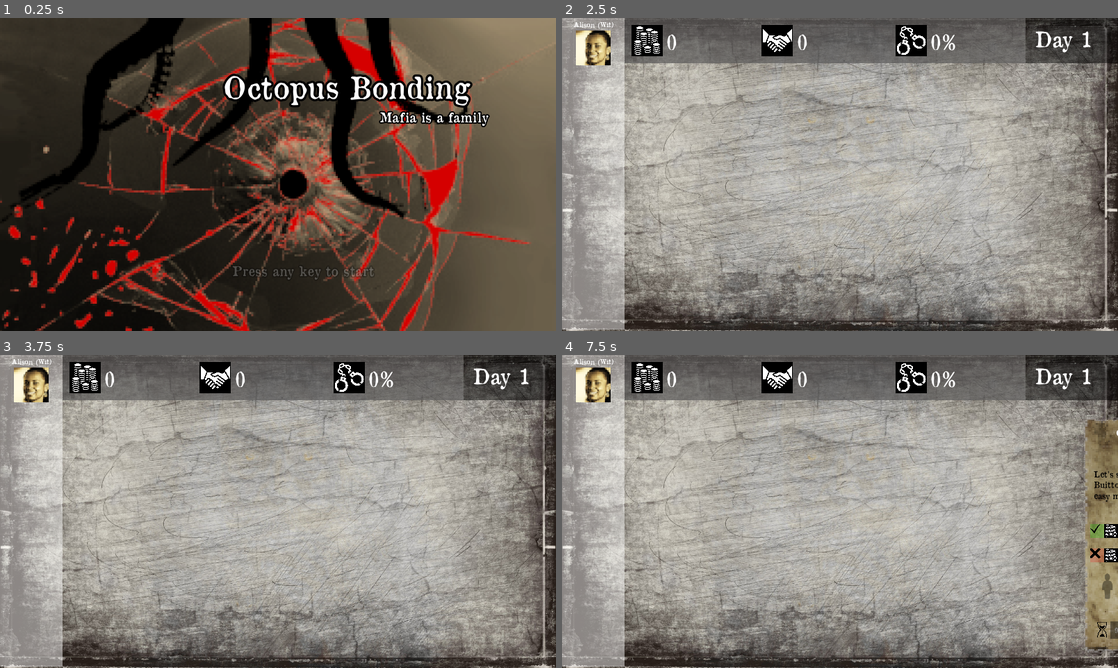
Above: before the commit, frames 1-4 (two rows, left to right).
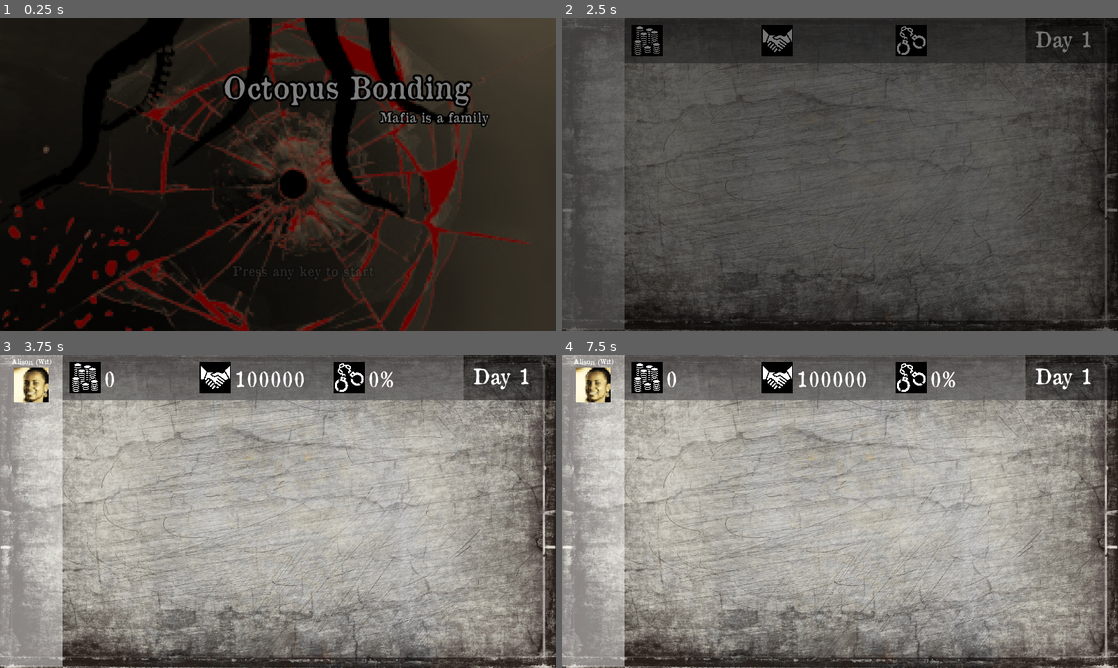
Above: after the commit, the same moments.

Repository: angeldustjdr/octopus_bounding
Game: Godot game, scene res://Titre.tscn
The game is run twice, just before and just after one commit, with the same random seed, the same clock (stepped at 60 frames per second) and the same inputs.
Inputs (mouse positions are in pixels of both pictures, inside the frame that each line leads up to):
- Up to frame 1 (0.25 s): no input
- Up to frame 2 (2.5 s): tap Enter at 0.5, 1.25, 2 s; move the mouse to (962, 158) at 0.52 s; click (962, 158) at 0.67 s; drag from (728, 190) to (812, 237) at 1.27 s; move the mouse to (895, 105) at 2.02 s; click (895, 105) at 2.17 s
- Up to frame 3 (3.75 s): drag from (33, 383) to (111, 464) at 2.77 s; move the mouse to (444, 558) at 3.52 s; click (444, 558) at 3.67 s
- Up to frame 4 (7.5 s): tap Space at 4.25, 5.75 s; drag from (673, 464) to (595, 383) at 4.27 s; tap Enter at 5 s; move the mouse to (867, 511) at 5.02 s; click (867, 511) at 5.17 s; drag from (756, 433) to (728, 527) at 5.77 s; move the mouse to (962, 495) at 6.52 s; click (962, 495) at 6.67 s; drag from (728, 527) to (595, 383) at 7.27 s

The runs differ from the first frame. In frame 1, 58% of the frame differs, in the area x 0-100%, y 0-100%; in frame 2, 96%; in frame 3, 0.3%; in frame 4, 4.2%.

Commit message:
Titlescreen + Gameover

Diff:
--- a/GameOver.gd
+++ b/GameOver.gd
@@ -1,6 +1,11 @@
 extends Node2D
 
 onready var time = 0
+
+func _ready():
+	var _anim_player = $SceneTranstion/AnimationPlayer
+	_anim_player.play_backwards("fade")
+	yield(_anim_player, "animation_finished")
 
 func _process(delta):
 	time += delta
--- a/Main.gd
+++ b/Main.gd
@@ -4,7 +4,7 @@
 
 #SCORE
 var money = 0
-var reputation = 0
+var reputation = 100000
 var compromised = 0
 
 #MISSION
@@ -26,6 +26,9 @@
 
 # Called when the node enters the scene tree for the first time.
 func _ready():
+	var _anim_player = $SceneTranstion/AnimationPlayer
+	_anim_player.play_backwards("fade")
+	yield(_anim_player, "animation_finished")
 	update_GUI()
 	load_NPC("alison")
 	$MissionTimer.start()
@@ -64,6 +67,7 @@
 	var index = missions.find(mission)
 	reputation -= (levels[index]+1)*ignore_reputation_decrease_factor
 	update_GUI()
+	check_gameover()
 	missions.remove(index)
 	levels.remove(index)
 	mission.delete_on_ignoreTimeOut()
@@ -133,5 +137,18 @@
 	check_gameover()
 
 func check_gameover():
-	if (money < 0 or reputation < 0 or compromised > 100):
-		print("GAME_OVER") #A FAIRE...
+	if (money < -100):
+		print("GAME_OVER_MONEY")
+		game_over()
+	elif (reputation < 0):
+		print("GAME_OVER_REPUTATION")
+		game_over()
+	elif (compromised > 100):
+		print("GAME_OVER_COMPROMISED")
+		game_over()
+
+func game_over():
+	var _anim_player = $SceneTranstion/AnimationPlayer
+	_anim_player.play("fade")
+	yield(_anim_player, "animation_finished")
+	get_tree().change_scene("res://Gameover.tscn")
--- a/Main.tscn
+++ b/Main.tscn
@@ -1,8 +1,9 @@
-[gd_scene load_steps=11 format=2]
+[gd_scene load_steps=12 format=2]
 
 [ext_resource path="res://Assets/icons/handcuffs.png" type="Texture" id=1]
 [ext_resource path="res://Assets/background_fullres.png" type="Texture" id=2]
 [ext_resource path="res://Assets/icons/coins.png" type="Texture" id=3]
+[ext_resource path="res://SceneTranstion.tscn" type="PackedScene" id=4]
 [ext_resource path="res://Assets/icons/shaking-hands.png" type="Texture" id=5]
 [ext_resource path="res://Main.gd" type="Script" id=6]
 [ext_resource path="res://Assets/font/OldNewspaperTypes.ttf" type="DynamicFontData" id=7]
@@ -246,5 +247,7 @@
 [node name="CollisionShape2D3" type="CollisionShape2D" parent="StaticBody2D"]
 position = Vector2( 712, 696 )
 shape = SubResource( 4 )
+
+[node name="SceneTranstion" parent="." instance=ExtResource( 4 )]
 [connection signal="mouse_button_released" from="." to="." method="affect_current_npc"]
 [connection signal="timeout" from="MissionTimer" to="." method="_on_MissionTimer_timeout"]
--- a/Mission.gd
+++ b/Mission.gd
@@ -95,3 +95,16 @@
 func makeNPC_pickable():
 	for npc in npcList:
 		npc.pickable = true
+
+func _on_collision_NPC1_input_event(_viewport, event, _shape_idx):
+	if event is InputEventMouseButton:
+			if event.button_index == BUTTON_LEFT and event.pressed:
+				match len(npcList):
+					1:
+						unaffect_npc(0)
+
+func unaffect_npc(num):
+	var npc = npcList[num]
+	npc.pickable = true
+	get_node("NPCRect/NPC"+str(num+1)).texture = load("res://Assets/icons/person.png")
+	npcList.remove(num)
--- a/Mission.tscn
+++ b/Mission.tscn
@@ -42,8 +42,11 @@
 [sub_resource type="DynamicFont" id=9]
 font_data = ExtResource( 6 )
 
+[sub_resource type="RectangleShape2D" id=10]
+extents = Vector2( 32, 32 )
+
 [node name="Mission" type="RigidBody2D"]
-position = Vector2( 72, -48 )
+position = Vector2( 82, -78.0339 )
 mass = 0.00102041
 physics_material_override = SubResource( 1 )
 gravity_scale = 0.0
@@ -263,51 +266,6 @@
 margin_bottom = 24.0
 texture = ExtResource( 9 )
 expand = true
-
-[node name="NPCRect" type="ColorRect" parent="."]
-margin_left = 40.0
-margin_top = 448.0
-margin_right = 248.0
-margin_bottom = 512.0
-color = Color( 1, 1, 1, 0 )
-__meta__ = {
-"_edit_use_anchors_": false
-}
-
-[node name="NPC1" type="TextureRect" parent="NPCRect"]
-visible = false
-margin_right = 64.0
-margin_bottom = 64.0
-rect_pivot_offset = Vector2( 128, 64 )
-texture = ExtResource( 7 )
-expand = true
-__meta__ = {
-"_edit_use_anchors_": false
-}
-
-[node name="NPC2" type="TextureRect" parent="NPCRect"]
-visible = false
-margin_left = 72.0
-margin_right = 136.0
-margin_bottom = 64.0
-rect_pivot_offset = Vector2( 128, 64 )
-texture = ExtResource( 7 )
-expand = true
-__meta__ = {
-"_edit_use_anchors_": false
-}
-
-[node name="NPC3" type="TextureRect" parent="NPCRect"]
-visible = false
-margin_left = 144.0
-margin_right = 208.0
-margin_bottom = 64.0
-rect_pivot_offset = Vector2( 128, 64 )
-texture = ExtResource( 7 )
-expand = true
-__meta__ = {
-"_edit_use_anchors_": false
-}
 
 [node name="TimerIgnore" type="Timer" parent="."]
 wait_time = 10.0
@@ -354,7 +312,93 @@
 [node name="CollisionShape2D2" type="CollisionShape2D" parent="detection_npc"]
 position = Vector2( 144, 360 )
 shape = SubResource( 2 )
+
+[node name="NPCRect" type="ColorRect" parent="."]
+margin_left = 40.0
+margin_top = 448.0
+margin_right = 248.0
+margin_bottom = 512.0
+mouse_filter = 2
+color = Color( 1, 1, 1, 0 )
+__meta__ = {
+"_edit_use_anchors_": false
+}
+
+[node name="NPC1" type="TextureRect" parent="NPCRect"]
+visible = false
+anchor_left = -0.01
+anchor_top = -0.031
+anchor_right = -0.01
+anchor_bottom = -0.031
+margin_left = 8.08
+margin_top = -0.0159999
+margin_right = 72.08
+margin_bottom = 63.984
+rect_pivot_offset = Vector2( 128, 64 )
+mouse_filter = 2
+texture = ExtResource( 7 )
+expand = true
+__meta__ = {
+"_edit_use_anchors_": false
+}
+
+[node name="collision_NPC1" type="Area2D" parent="NPCRect/NPC1"]
+
+[node name="CollisionShape2D" type="CollisionShape2D" parent="NPCRect/NPC1/collision_NPC1"]
+position = Vector2( 32, 32.0339 )
+shape = SubResource( 10 )
+
+[node name="NPC2" type="TextureRect" parent="NPCRect"]
+visible = false
+anchor_left = -0.01
+anchor_top = -0.031
+anchor_right = -0.01
+anchor_bottom = -0.031
+margin_left = 80.08
+margin_top = -0.0159999
+margin_right = 144.08
+margin_bottom = 63.984
+rect_pivot_offset = Vector2( 128, 64 )
+mouse_filter = 2
+texture = ExtResource( 7 )
+expand = true
+__meta__ = {
+"_edit_use_anchors_": false
+}
+
+[node name="collision_NPC2" type="Area2D" parent="NPCRect/NPC2"]
+position = Vector2( -72, 0 )
+
+[node name="CollisionShape2D" type="CollisionShape2D" parent="NPCRect/NPC2/collision_NPC2"]
+position = Vector2( 104, 32.0339 )
+shape = SubResource( 10 )
+
+[node name="NPC3" type="TextureRect" parent="NPCRect"]
+visible = false
+anchor_left = -0.01
+anchor_top = -0.031
+anchor_right = -0.01
+anchor_bottom = -0.031
+margin_left = 152.08
+margin_top = -0.0159999
+margin_right = 216.08
+margin_bottom = 63.984
+rect_pivot_offset = Vector2( 128, 64 )
+mouse_filter = 2
+texture = ExtResource( 7 )
+expand = true
+__meta__ = {
+"_edit_use_anchors_": false
+}
+
+[node name="collision_NPC3" type="Area2D" parent="NPCRect/NPC3"]
+position = Vector2( -144, 0 )
+
+[node name="CollisionShape2D" type="CollisionShape2D" parent="NPCRect/NPC3/collision_NPC3"]
+position = Vector2( 176, 32.0339 )
+shape = SubResource( 10 )
 [connection signal="timeout" from="TimerIgnore" to="." method="_on_TimerIgnore_timeout"]
 [connection signal="timeout" from="TimerMission" to="." method="_on_TimerMission_timeout"]
 [connection signal="area_entered" from="detection_npc" to="." method="_on_detection_npc_area_entered"]
 [connection signal="area_exited" from="detection_npc" to="." method="_on_detection_npc_area_exited"]
+[connection signal="input_event" from="NPCRect/NPC1/collision_NPC1" to="." method="_on_collision_NPC1_input_event"]
--- a/PNJ/johnathan.tscn
+++ b/PNJ/johnathan.tscn
@@ -1,18 +1,12 @@
-[gd_scene load_steps=4 format=2]
+[gd_scene load_steps=3 format=2]
 
 [ext_resource path="res://Assets/portraits/johnathan.png" type="Texture" id=1]
 [ext_resource path="res://PNJ/erica.tscn" type="PackedScene" id=2]
-[ext_resource path="res://drag_and_drop.gd" type="Script" id=3]
 
 [node name="Character" instance=ExtResource( 2 )]
-input_pickable = true
-collision_layer = 2
 collision_mask = 0
-script = ExtResource( 3 )
 NPC_name = "Johnathan"
 NPC_type = "You"
 
 [node name="Sprite" parent="." index="0"]
-position = Vector2( 2.1371e-06, 3.52426e-06 )
-scale = Vector2( 0.5, 0.5 )
 texture = ExtResource( 1 )
--- a/SceneTranstion.tscn
+++ b/SceneTranstion.tscn
@@ -20,10 +20,11 @@
 modulate = Color( 1, 1, 1, 0 )
 margin_right = 1280.0
 margin_bottom = 720.0
+mouse_filter = 2
 color = Color( 0, 0, 0, 1 )
 __meta__ = {
 "_edit_use_anchors_": false
 }
 
 [node name="AnimationPlayer" type="AnimationPlayer" parent="."]
-anims/fade = SubResource( 3 )
+anims/fade = SubResource( 1 )
--- a/Titre.gd
+++ b/Titre.gd
@@ -5,7 +5,9 @@
 
 # Called when the node enters the scene tree for the first time.
 func _ready():
-	pass # Replace with function body.
+	var _anim_player = $SceneTranstion/AnimationPlayer
+	_anim_player.play_backwards("fade")
+	yield(_anim_player, "animation_finished")
 
 
 # Called every frame. 'delta' is the elapsed time since the previous frame.
--- a/project.godot
+++ b/project.godot
@@ -15,7 +15,7 @@
 
 [application]
 
-config/name="Octopus Bonding"
+config/name="Octopus Bounding"
 run/main_scene="res://Titre.tscn"
 config/icon="res://icon.png"
 
Not shown: 4 places in GameOver.tscn that only renumber resources
Not shown: 1 places in Mission.tscn that only renumber resources
Not shown: 1 places in SceneTranstion.tscn that only renumber resources
